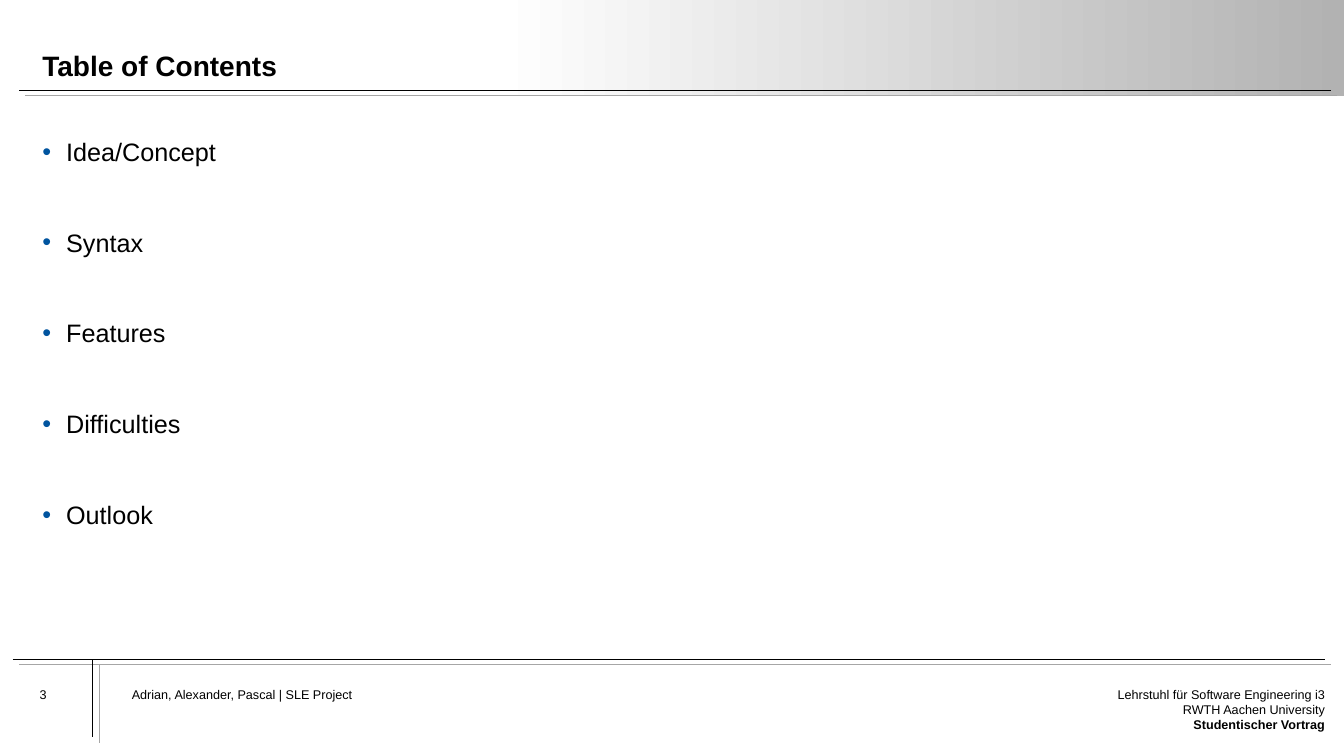
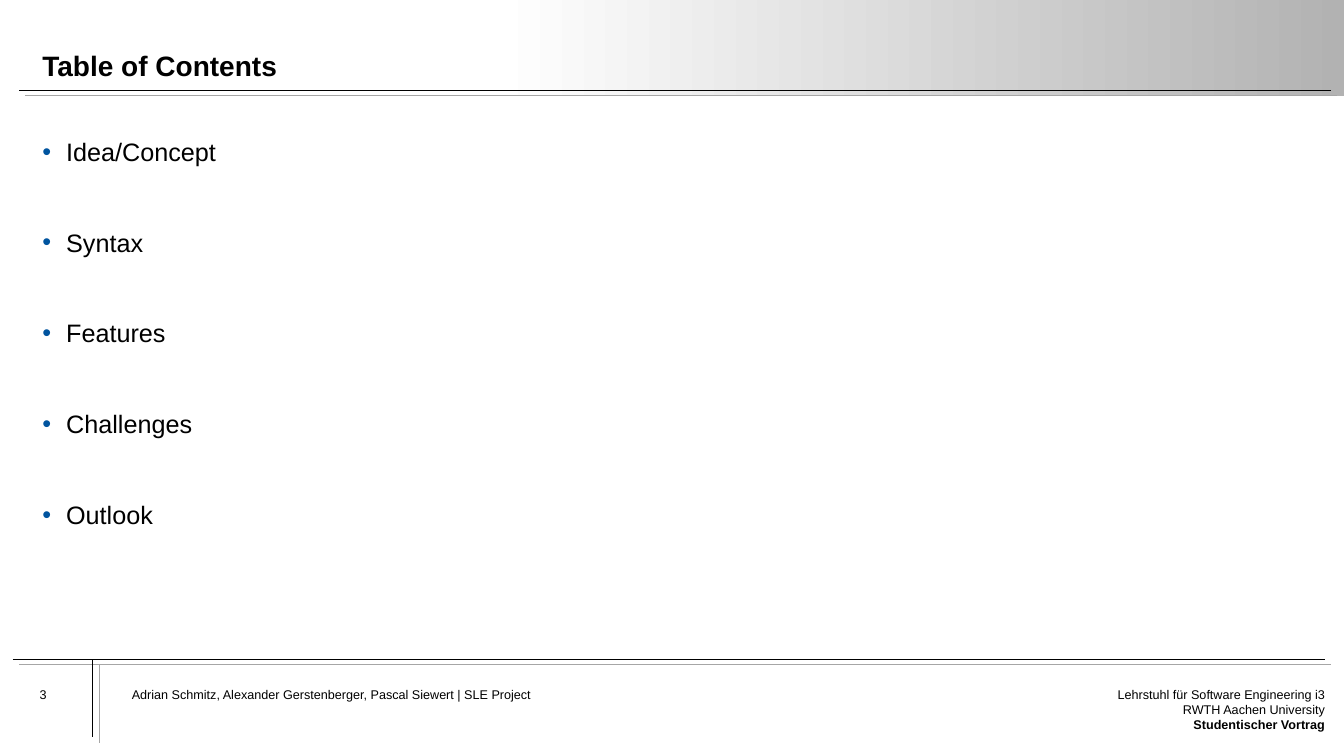
Before and after one commit to Atrisan/PureFun, a slide deck: slide 3 of Presentation/PureFun-Presentation.pptx. Drawn at 1344x756 pixels with LibreOffice and Linux fonts; fonts in the diff are those of the drawing. Boxes give left, top, right and bottom in pixels: in the first picture for what was removed or moved away, otherwise in the second. Text is boxed around its words. In the diff, an @@ line names an element or a change of style, - is before the commit and + after.

```diff
--- a/Presentation/PureFun-Presentation.pptx
+++ b/Presentation/PureFun-Presentation.pptx
@@ text at <box>66,414,192,439</box>: text changed @@
-• Difficulties
+• Challenges
@@ text at <box>132,690,531,702</box>: text changed @@
-Adrian, Alexander, Pascal | SLE Project
+Adrian Schmitz, Alexander Gerstenberger, Pascal Siewert | SLE Project
```
Also in this commit, not shown: 8 other slides changed, 2 other files.
